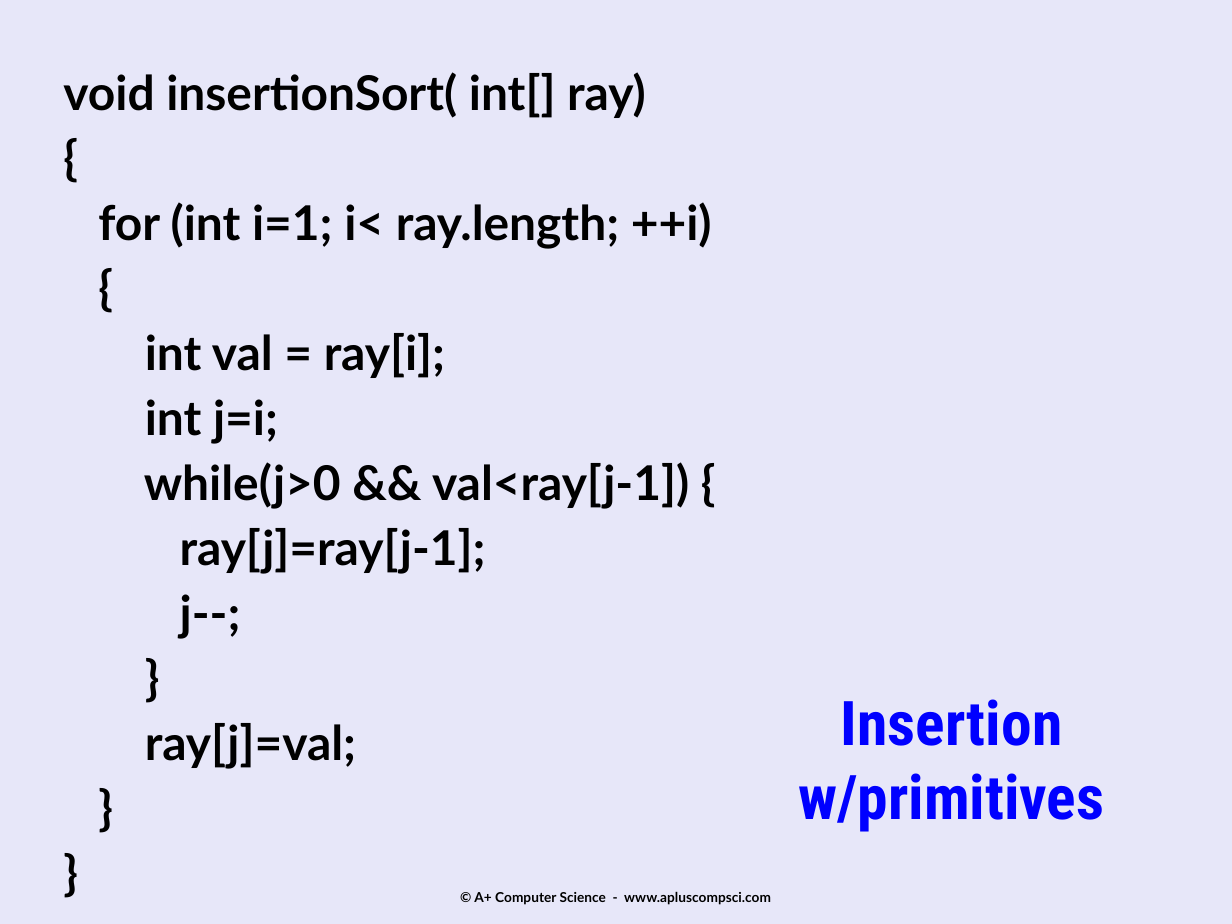
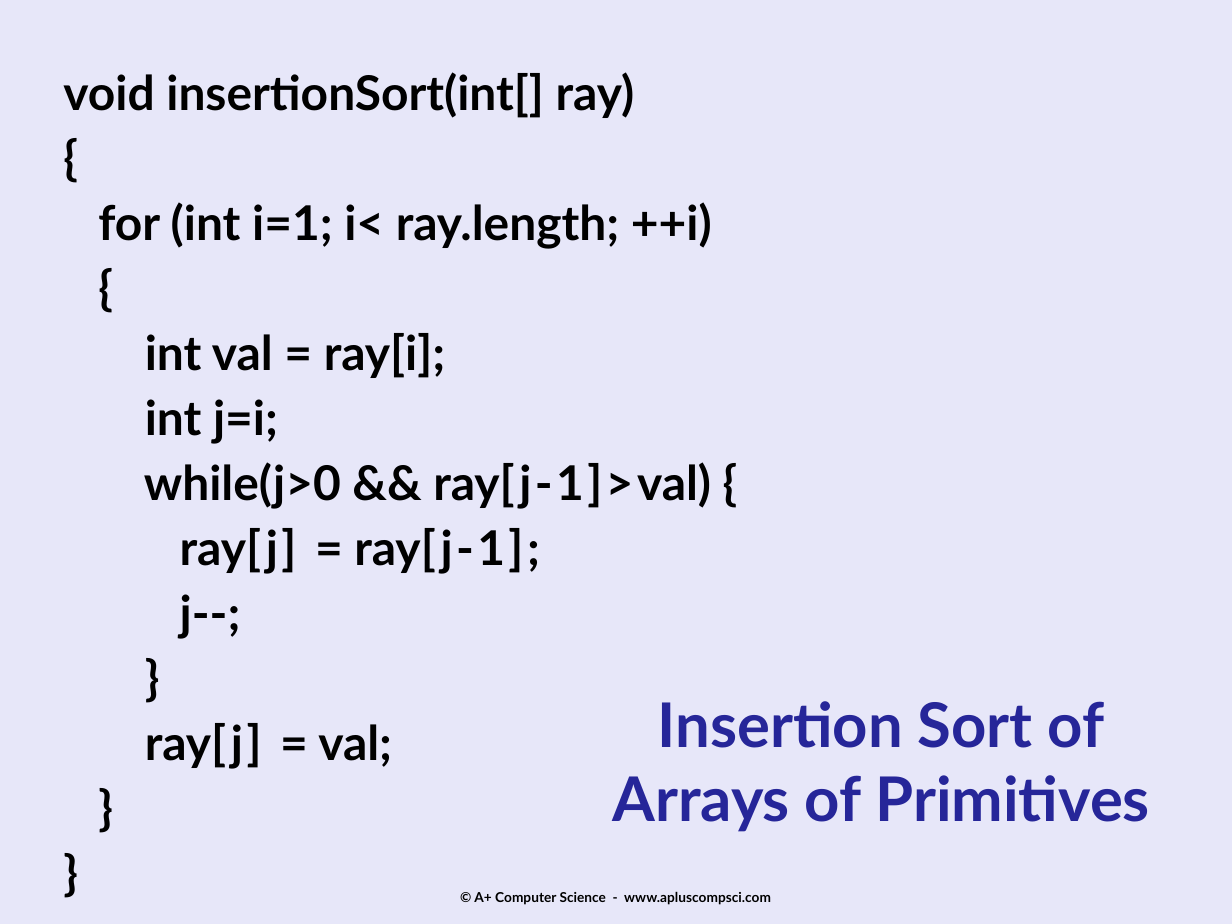
Before and after one commit to Cy-FairCS/cs3, a slide deck: slide 25 of u10b_sorts/notes/n2sorts.pptx (slide 23 before the commit). Drawn at 1232x924 pixels with LibreOffice and Linux fonts; fonts in the diff are those of the drawing. Boxes give left, top, right and bottom in pixels: in the first picture for what was removed or moved away, otherwise in the second. Text is boxed around its words. In the diff, an @@ line names an element or a change of style, - is before the commit and + after.

```diff
--- a/u10b_sorts/notes/n2sorts.pptx
+++ b/u10b_sorts/notes/n2sorts.pptx
@@ text at (x1=63, y1=72, x2=634, y2=118): spaces changed @@
-void insertionSort( int[] ray)
+void insertionSort(int[] ray)
@@ text at (x1=144, y1=462, x2=711, y2=574): text changed @@
-while(j>0 && val<ray[j-1]) {
-ray[j]=ray[j-1];
+while(j>0 && ray[j-1]>val) {
+ray[j] = ray[j-1];
@@ text added at (x1=612, y1=701, x2=1150, y2=832), 36 pt, text #262699, bold @@
+Insertion Sort of
+Arrays of Primitives
@@ title removed at (x1=798, y1=699, x2=1104, y2=832) @@
-Insertion
-w/primitives
@@ text at (x1=145, y1=723, x2=392, y2=769): spaces changed @@
-ray[j]=val;
+ray[j] = val;
```
Also in this commit, not shown: 2 other slides changed, 2 slides added, 2 slides removed.
